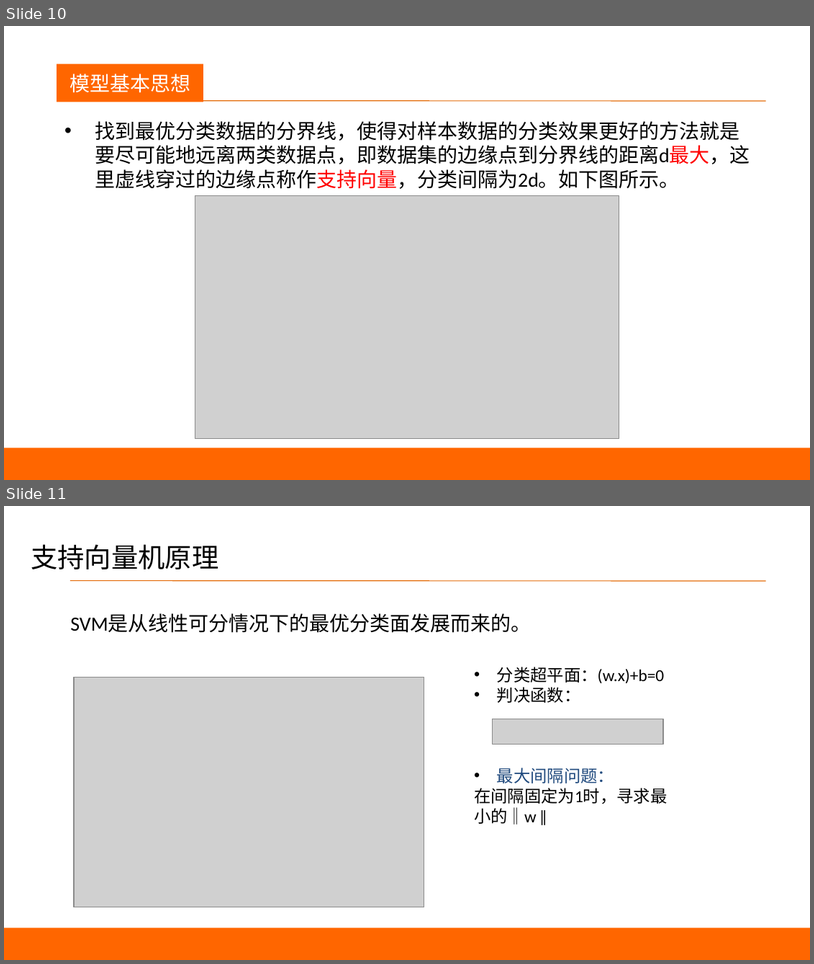
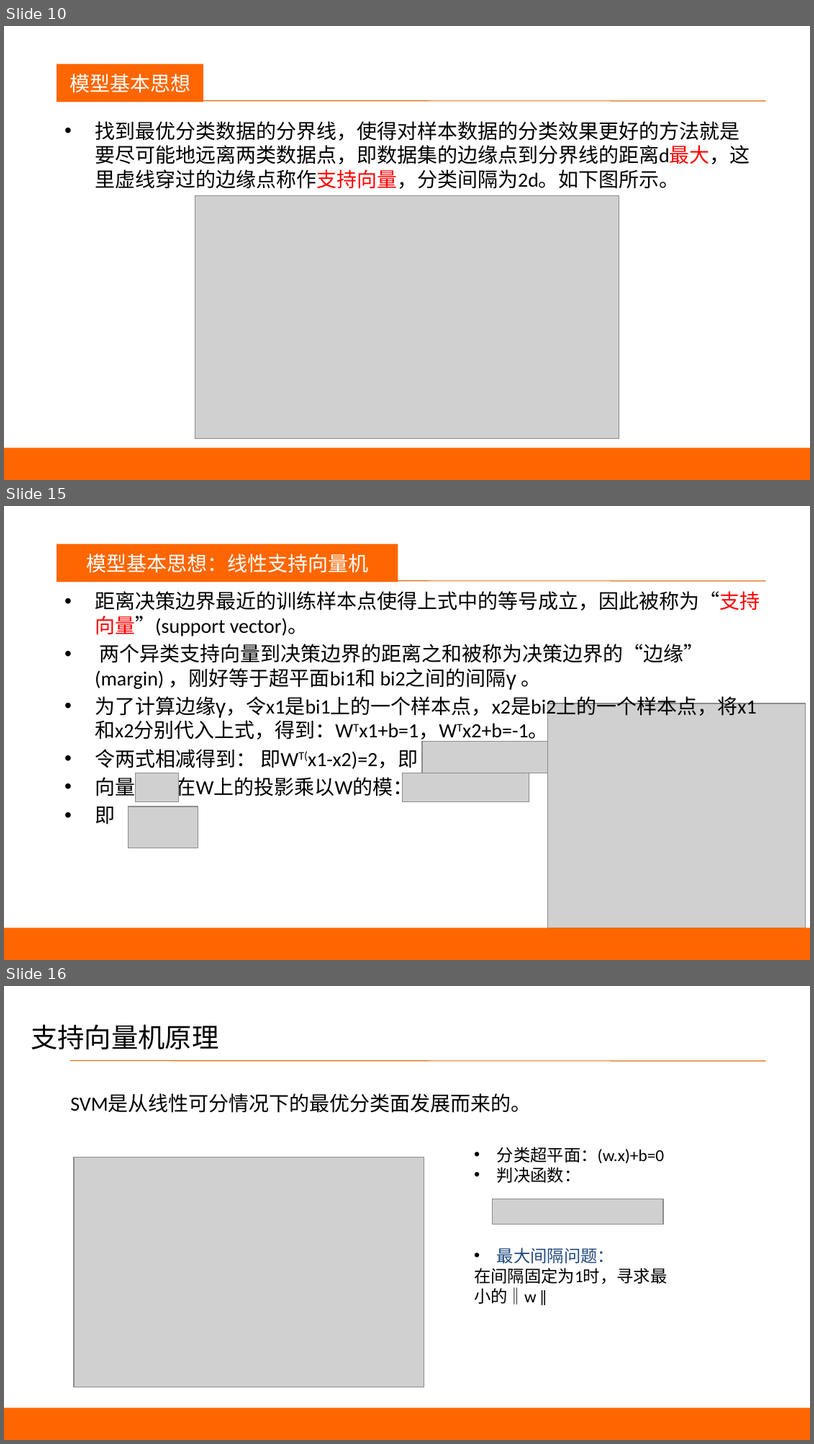
Before and after one commit to happyfaye/AIforJmuNet, a slide deck: 教学资料/机器学习/机器学习-SVM.pptx. Shown one above the other, each under a label of ours: slides 10 and 11 before the commit, slides 10, 15 and 16 after it; the slides between them are not shown. The pictures are 814x964 and 814x1444 pixels, drawn with LibreOffice and Linux fonts; fonts in the diff are those of the drawing; grey boxes stand for pictures. Boxes give left, top, right and bottom in pixels: in the first picture for what was removed or moved away, otherwise in the second. Text is boxed around its words. In the diff, an @@ line names an element or a change of style, - is before the commit and + after.

```diff
--- a/教学资料/机器学习/机器学习-SVM.pptx
+++ b/教学资料/机器学习/机器学习-SVM.pptx
@@ slide 15 added at bbox=[4, 506, 810, 960], background #FFFFFF @@
@@ rectangle added at bbox=[57, 544, 399, 582], fill #FF6600, 18 pt, text #FFFFFF @@
+模型基本思想：线性支持向量机
@@ text added at bbox=[65, 554, 119, 573], 24 pt, text #FFFFFF @@
+议程
@@ line added from (70, 581) to (766, 581), #E46C0A 0.75 pt @@
@@ text added at bbox=[95, 591, 760, 824], 18 pt, text #000000 @@
+• 距离决策边界最近的训练样本点使得上式中的等号成立，因此被称为“支持向量”(support vector)。
+• 两个异类支持向量到决策边界的距离之和被称为决策边界的“边缘” (margin) ，刚好等于超平面bi1和 bi2之间的间隔γ 。
+• 为了计算边缘γ，令x1是bi1上的一个样本点，x2是bi2上的一个样本点，将x1和x2分别代入上式，得到：WTx1+b=1，WTx2+b=-1。
+• 令两式相减得到： 即WT(x1-x2)=2，即
+• 向量 在W上的投影乘以W的模：
+• 即
@@ picture added at bbox=[548, 703, 805, 928] @@
@@ picture added at bbox=[422, 741, 548, 773] @@
@@ picture added at bbox=[136, 773, 179, 802] @@
@@ picture added at bbox=[402, 773, 529, 802] @@
@@ picture added at bbox=[128, 806, 198, 848] @@
@@ rectangle added at bbox=[4, 928, 810, 960], fill #FF6600 @@
@@ what was slide 11 is now slide 16 @@
```
Also in this commit, not shown: 4 slides changed, 9 other slides added, 12 slides removed, 39 other files.
